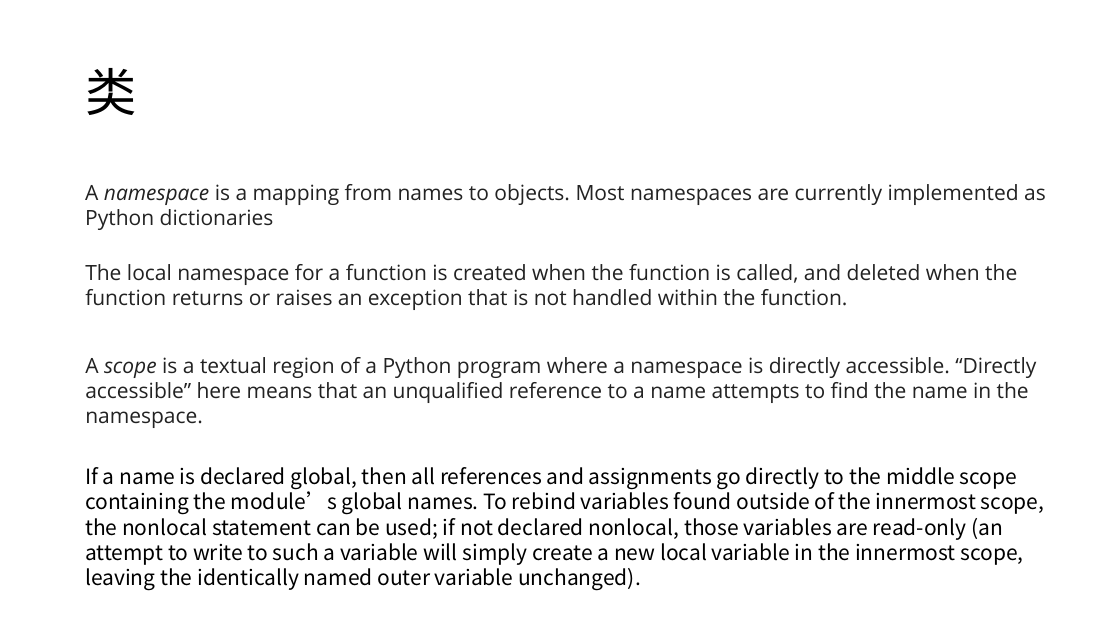
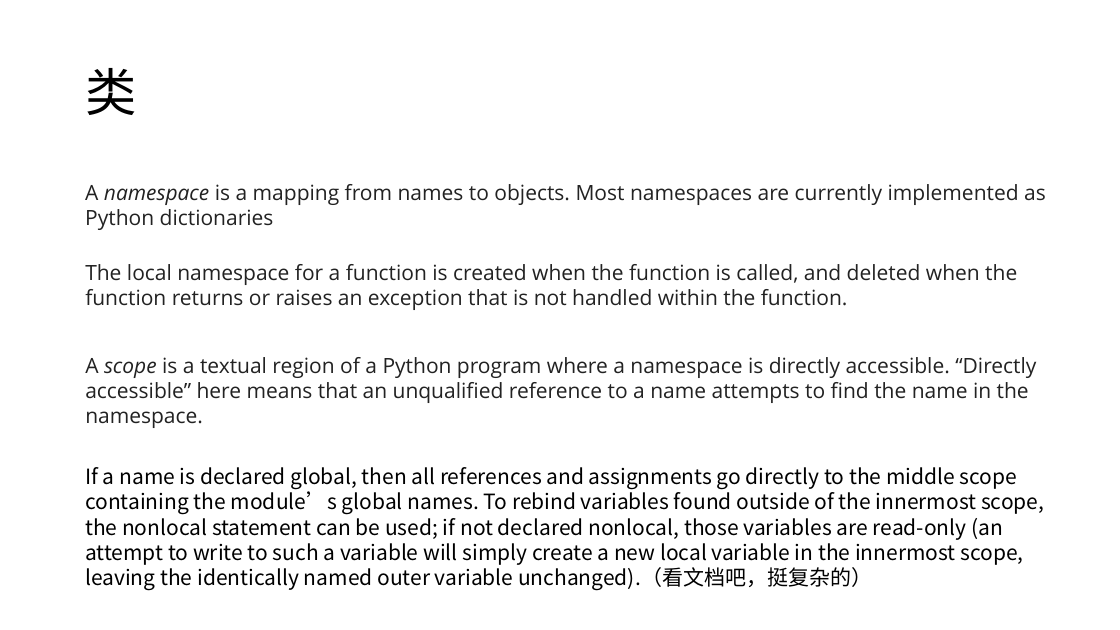
Before and after one commit to bilosikia/learnMarks, a slide deck: slide 27 of python.pptx. Drawn at 1120x630 pixels with LibreOffice and Linux fonts; fonts in the diff are those of the drawing. Boxes give left, top, right and bottom in pixels: in the first picture for what was removed or moved away, otherwise in the second. Text is boxed around its words. In the diff, an @@ line names an element or a change of style, - is before the commit and + after.

```diff
--- a/python.pptx
+++ b/python.pptx
@@ text at bbox=[85, 467, 1044, 590]: text changed @@
-If a name is declared global, then all references and assignments go directly to the middle scope containing the module’s global names. To rebind variables found outside of the innermost scope, the nonlocal statement can be used; if not declared nonlocal, those variables are read-only (an attempt to write to such a variable will simply create a new local variable in the innermost scope, leaving the identically named outer variable unchanged).
+If a name is declared global, then all references and assignments go directly to the middle scope containing the module’s global names. To rebind variables found outside of the innermost scope, the nonlocal statement can be used; if not declared nonlocal, those variables are read-only (an attempt to write to such a variable will simply create a new local variable in the innermost scope, leaving the identically named outer variable unchanged).（看文档吧，挺复杂的）
```
Also in this commit, not shown: 8 slides added.
